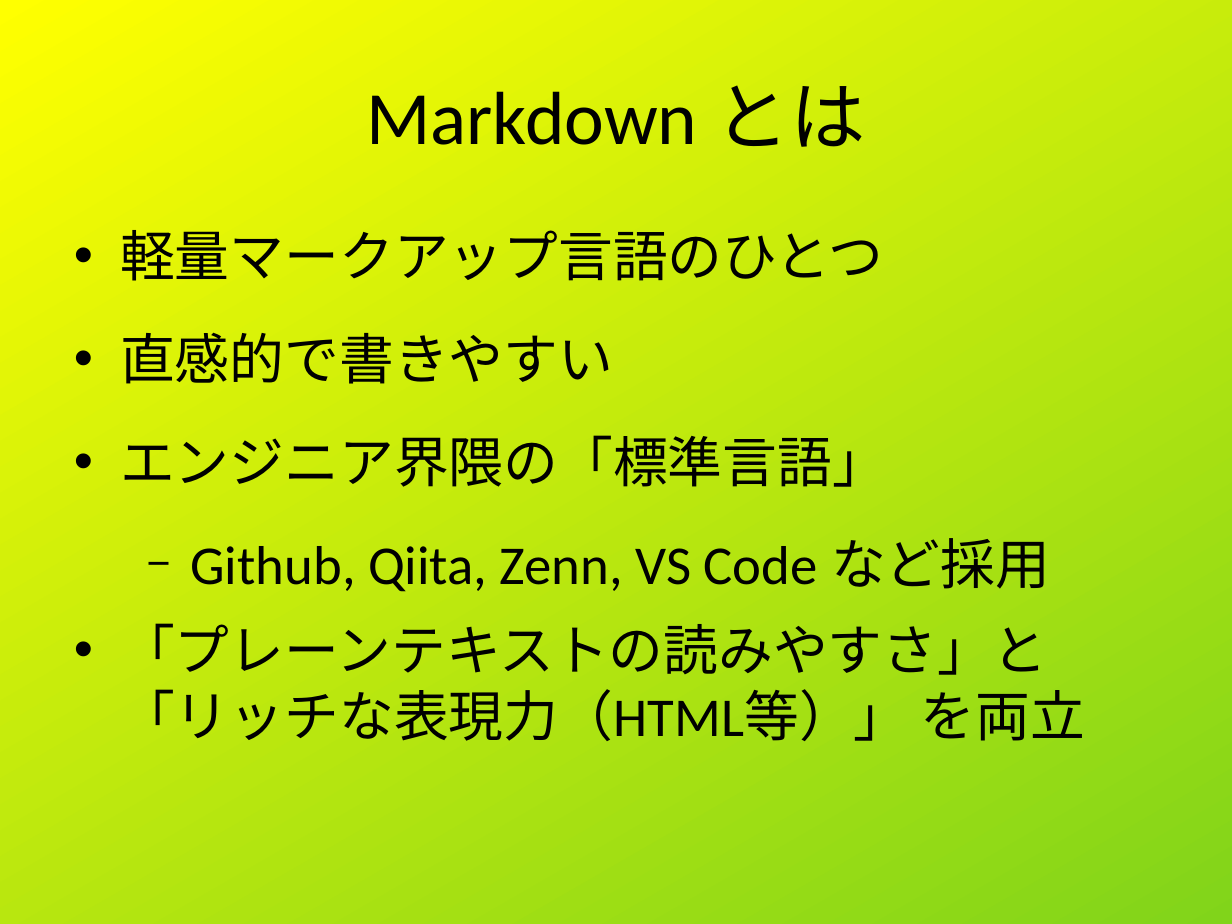
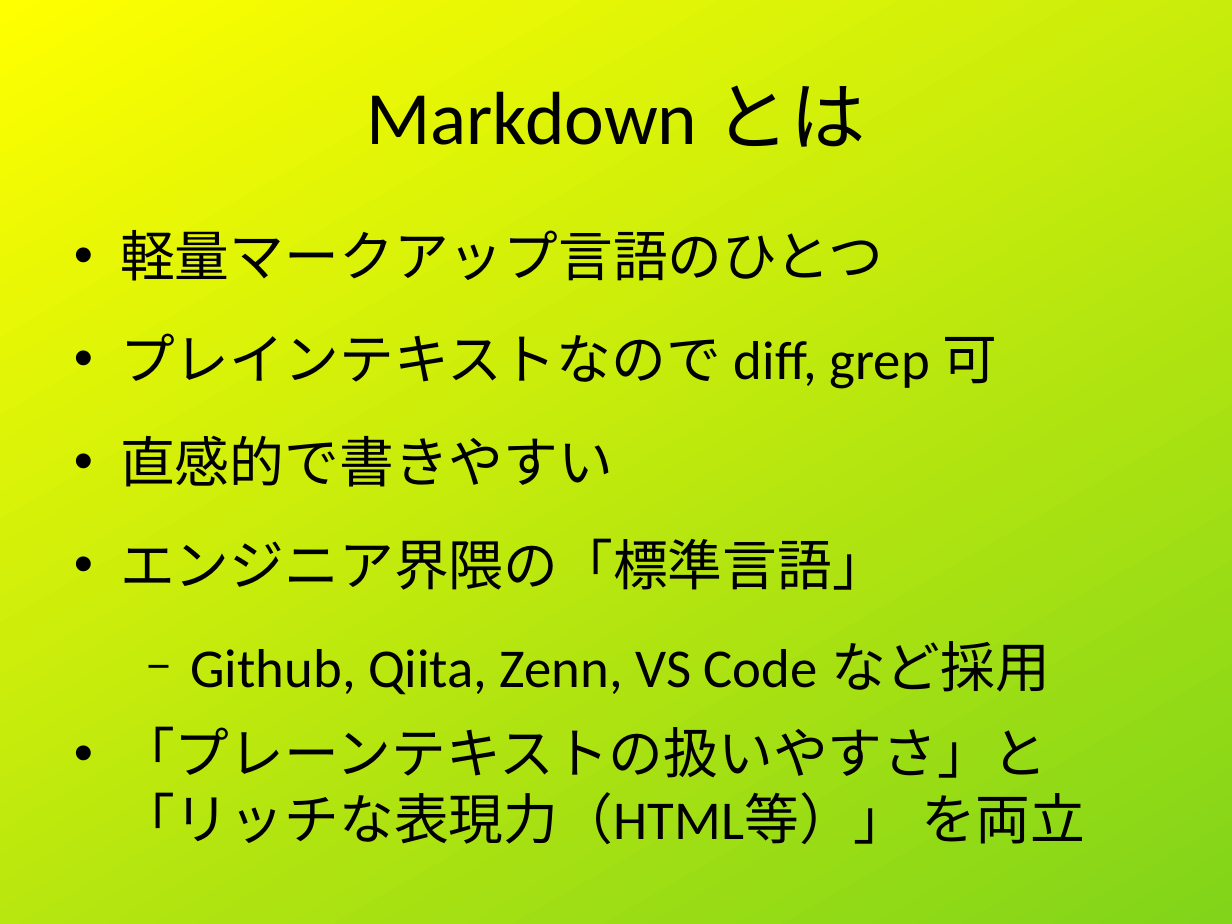
Before and after one commit to shigmas/viMarkdown, a slide deck: slide 4 of tech/ja/LT20260514/viMarkdown_LT.odp. Drawn at 1232x924 pixels with LibreOffice and Linux fonts; fonts in the diff are those of the drawing. Boxes give left, top, right and bottom in pixels: in the first picture for what was removed or moved away, otherwise in the second. Text is boxed around its words. In the diff, an @@ line names an element or a change of style, - is before the commit and + after.

```diff
--- a/tech/ja/LT20260514/viMarkdown_LT.odp
+++ b/tech/ja/LT20260514/viMarkdown_LT.odp
@@ text at (120, 333, 998, 389): paragraph added @@
+• プレインテキストなので diff, grep 可
@@ text at (120, 726, 1085, 844): text changed @@
-• 「プレーンテキストの読みやすさ」と「リッチな表現力（HTML等）」 を両立
+• 「プレーンテキストの扱いやすさ」と「リッチな表現力（HTML等）」 を両立
```
Also in this commit, not shown: 7 other slides changed, 4 other files.
